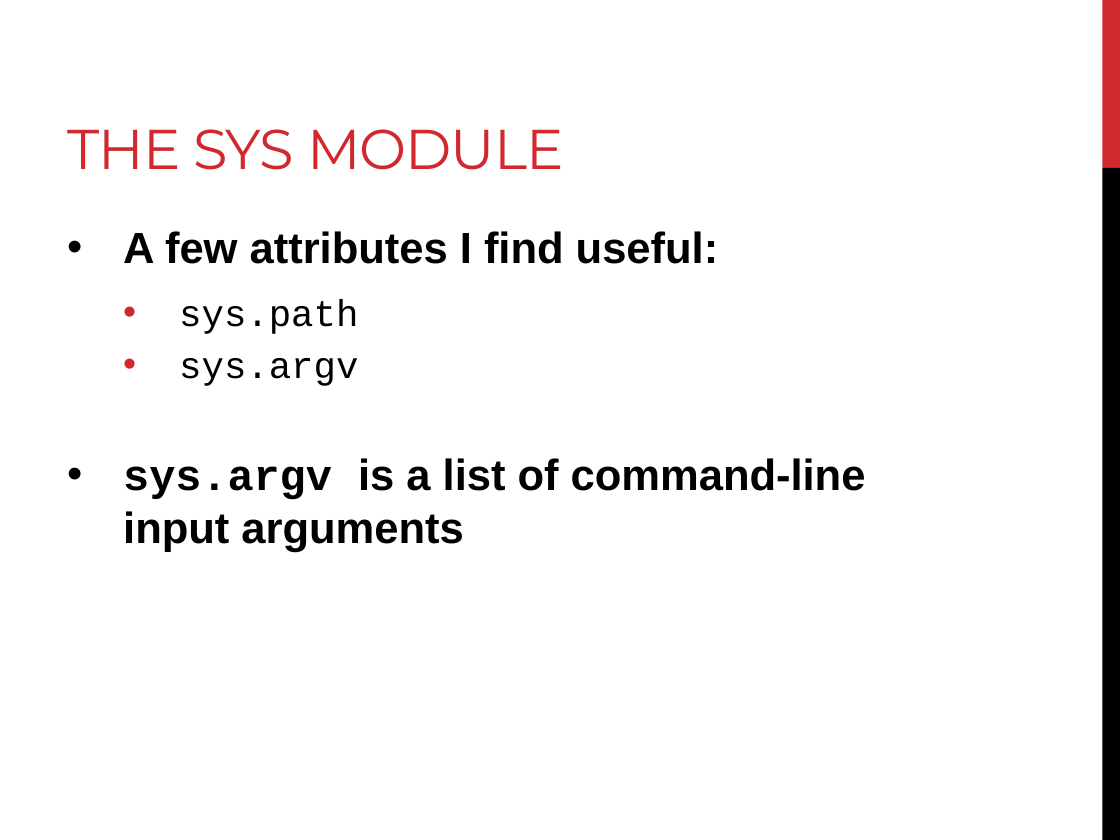
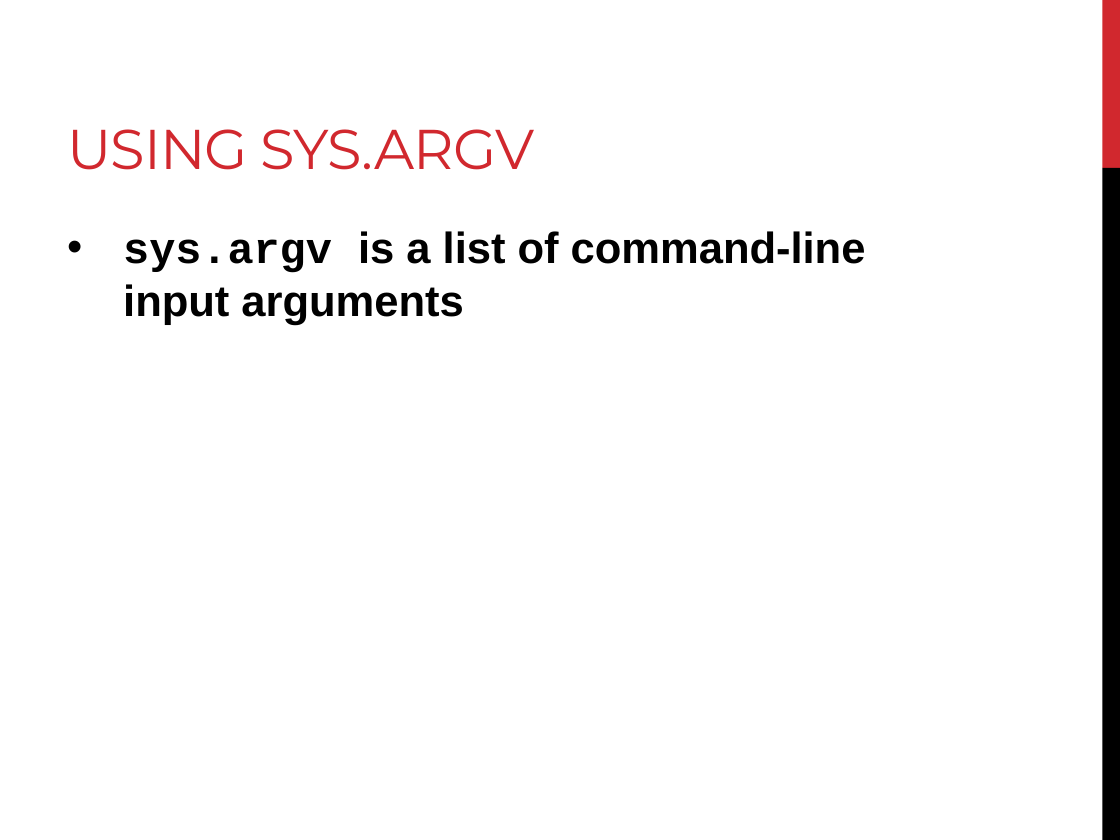
Before and after one commit to BjornFJohansson/ccbb_bigdata2015_python, a slide deck: slide 32 of slides/slides_day4.pptx (slide 33 before the commit). Drawn at 1120x840 pixels with LibreOffice and Linux fonts; fonts in the diff are those of the drawing. Boxes give left, top, right and bottom in pixels: in the first picture for what was removed or moved away, otherwise in the second. Text is boxed around its words. In the diff, an @@ line names an element or a change of style, - is before the commit and + after.

```diff
--- a/slides/slides_day4.pptx
+++ b/slides/slides_day4.pptx
@@ title at (x1=67, y1=129, x2=535, y2=170): text changed @@
-THE SYS MODULE
+USING SYS.ARGV
@@ text at (x1=123, y1=231, x2=719, y2=386): paragraphs removed @@
-• A few attributes I find useful:
-  • sys.path
-  • sys.argv
```
Also in this commit, not shown: 5 other slides changed, 5 slides added, 37 slides removed, 1 other file.
